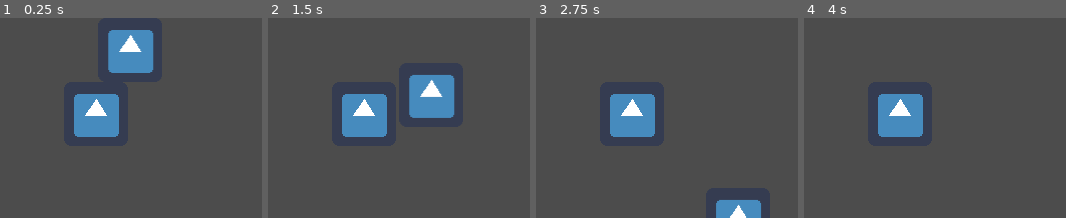
Above: before the commit, frames 1-4 (left to right).
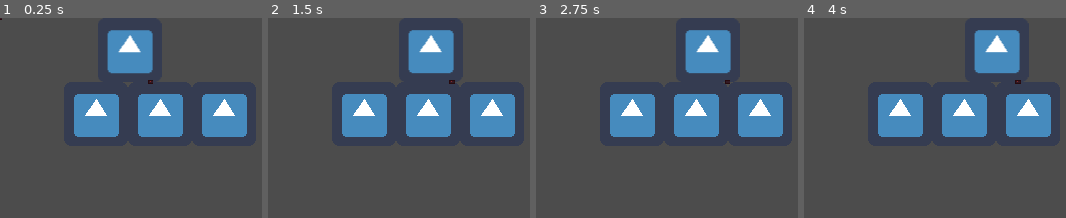
Above: after the commit, the same moments.

Repository: Reloecc/GodotTileMapCollisionTest
Game: Godot game, scene res://TileTest.tscn
The game is run twice, just before and just after one commit, with the same random seed, the same clock (stepped at 60 frames per second) and the same inputs. The engine's default icon, where the game draws it, is replaced by a stand-in: a white triangle on a blue panel in a dark square.
Inputs:
- Up to frame 1 (0.25 s): no input
- Up to frame 2 (1.5 s): tap Enter at 0.5 s; hold Right (ui_right) 0.53-1.28 s; hold Left (ui_left) from 1.28 s (still down)
- Up to frame 3 (2.75 s): release Left (ui_left) at 2.03 s; hold Right (ui_right) from 2.03 s (still down)
- Up to frame 4 (4 s): release Right (ui_right) at 3.53 s; hold Left (ui_left) from 3.53 s (still down)

The runs differ from the first frame. In frame 1, 8.0% of the frame differs, in the area x 0-95%, y 0-60%; in frame 2, 12%; in frame 3, 13%, in the area x 52-95%, y 6-100%; in frame 4, 11%.

Commit message:
tile pos detection vs index

Diff:
--- a/KinematicBody2D.gd
+++ b/KinematicBody2D.gd
@@ -1,4 +1,7 @@
 extends KinematicBody2D
+
+onready var parent :Node2D = get_parent()
+onready var colpos :Node2D = parent.get_node('Positions')
 
 var velocity = Vector2.ZERO
 
@@ -18,6 +21,9 @@
 		var collision = get_slide_collision(i)
 
 		if collision.collider is TileMap:
-			var cell = collision.collider.world_to_map(collision.position - collision.normal)
+			colpos.get_child(i).position = collision.position
+
+			var cell = collision.collider.world_to_map(collision.position)
 			var tileId = collision.collider.get_cellv(cell)
-			print("tileId ", tileId)
+
+			print("i: %d; tile: %s " % [i, cell])
--- a/TileTest.tscn
+++ b/TileTest.tscn
@@ -5,12 +5,12 @@
 [ext_resource path="res://icon.png" type="Texture" id=3]
 
 [sub_resource type="RectangleShape2D" id=1]
-extents = Vector2( 32, 32 )
+extents = Vector2( 21.163, 31.7505 )
 
 [node name="Node2D" type="Node2D"]
 
 [node name="KinematicBody2D" type="KinematicBody2D" parent="."]
-position = Vector2( 130.26, 50.4055 )
+position = Vector2( 129.593, 26.3784 )
 script = ExtResource( 2 )
 __meta__ = {
 "_edit_group_": true
@@ -25,4 +25,20 @@
 [node name="TileMap" type="TileMap" parent="."]
 tile_set = ExtResource( 1 )
 format = 1
-tile_data = PoolIntArray( 65537, 0, 0 )
+tile_data = PoolIntArray( 65537, 0, 0, 65538, 0, 0, 65539, 0, 0 )
+
+[node name="Positions" type="Node2D" parent="."]
+
+[node name="Sprite" type="Sprite" parent="Positions"]
+modulate = Color( 0.729412, 0.192157, 0.192157, 1 )
+scale = Vector2( 0.0770831, 0.0562264 )
+z_index = 20
+z_as_relative = false
+texture = ExtResource( 3 )
+
+[node name="Sprite2" type="Sprite" parent="Positions"]
+modulate = Color( 0.729412, 0.192157, 0.192157, 1 )
+scale = Vector2( 0.0770831, 0.0562264 )
+z_index = 20
+z_as_relative = false
+texture = ExtResource( 3 )
